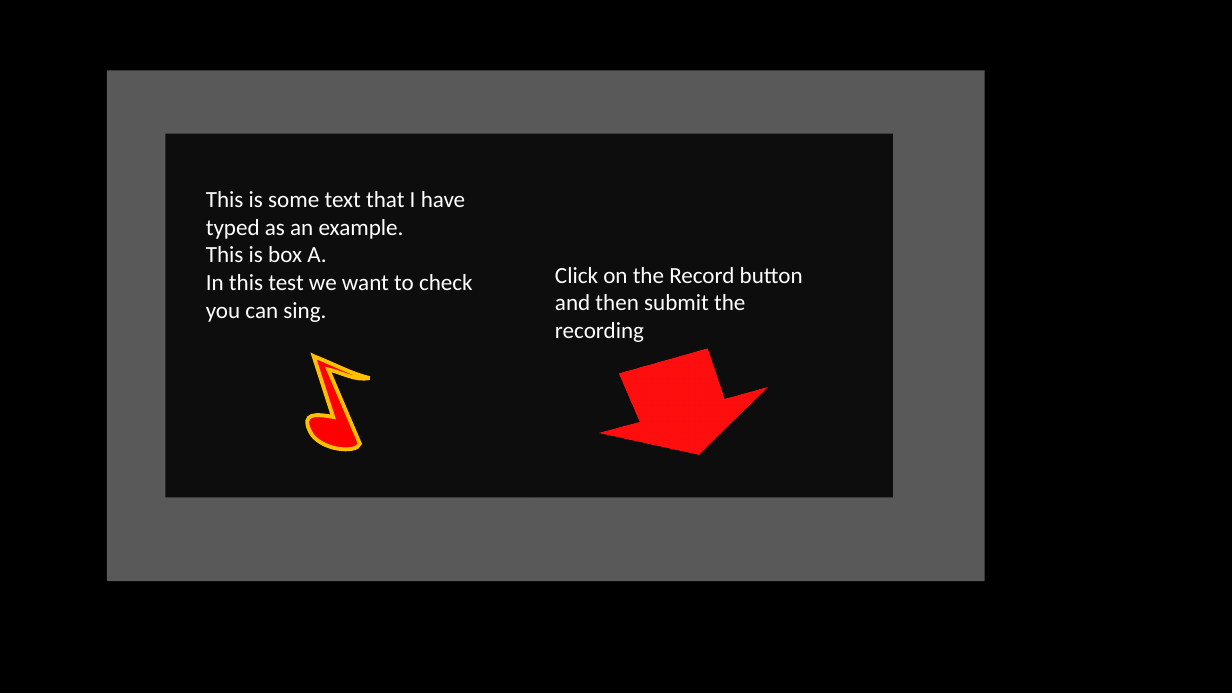
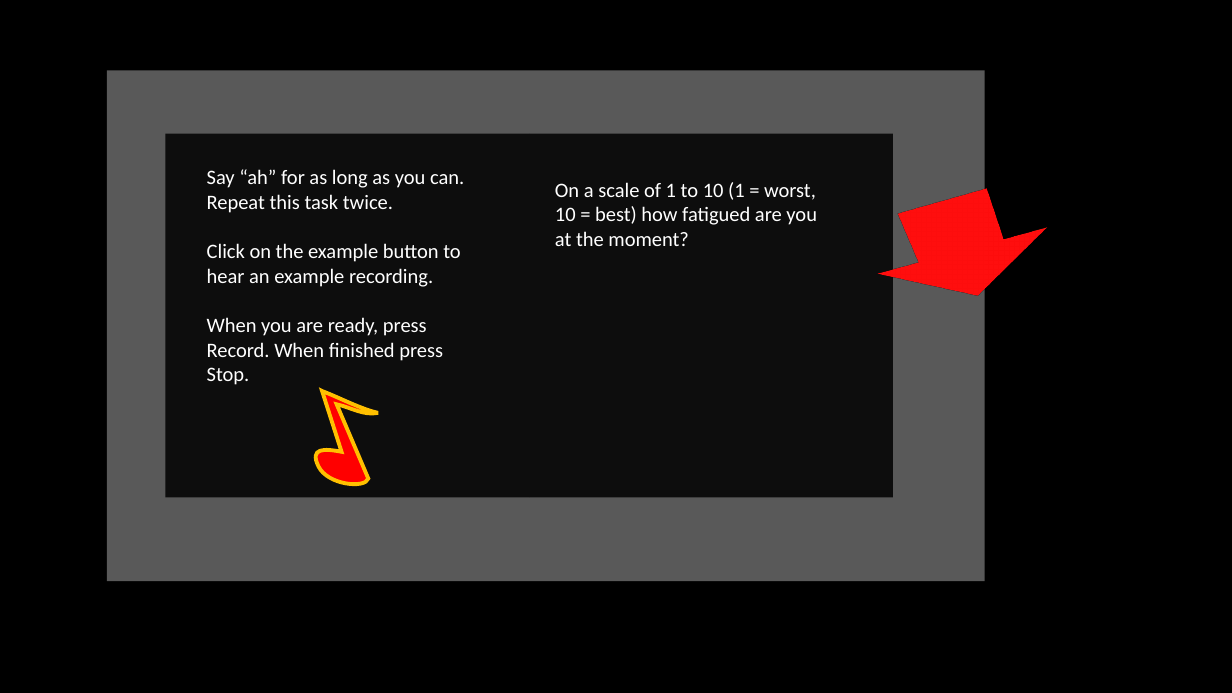
Before and after one commit to sweatysock/jock, a slide deck: slide 23 of design notes.pptx. Drawn at 1232x693 pixels with LibreOffice and Linux fonts; fonts in the diff are those of the drawing. Boxes give left, top, right and bottom in pixels: in the first picture for what was removed or moved away, otherwise in the second. Text is boxed around its words. In the diff, an @@ line names an element or a change of style, - is before the commit and + after.

```diff
--- a/design notes.pptx
+++ b/design notes.pptx
@@ text at (x1=207, y1=169, x2=464, y2=385): text changed; size 18 to 16 pt @@
-This is some text that I have typed as an example.
-This is box A.
-In this test we want to check you can sing.
+Say “ah” for as long as you can.
+Repeat this task twice.
+Click on the example button to hear an example recording.
+When you are ready, press Record. When finished press Stop.
@@ right arrow moved from (x1=582, y1=332, x2=782, y2=489) to (x1=861, y1=172, x2=1061, y2=330) @@
@@ text at (x1=555, y1=182, x2=817, y2=246): text changed; size 18 to 16 pt @@
-Click on the Record button and then submit the recording
+On a scale of 1 to 10 (1 = worst, 10 = best) how fatigued are you at the moment?
@@ text added at (x1=611, y1=210, x2=909, y2=525), 166 pt, text #0D0D0D, bold @@
+?
@@ freeform shape moved from (x1=307, y1=357, x2=370, y2=450) to (x1=316, y1=391, x2=379, y2=484) @@
```
Also in this commit, not shown: 1 other slide changed, 7 slides added, 1 slide removed, 18 other files.
